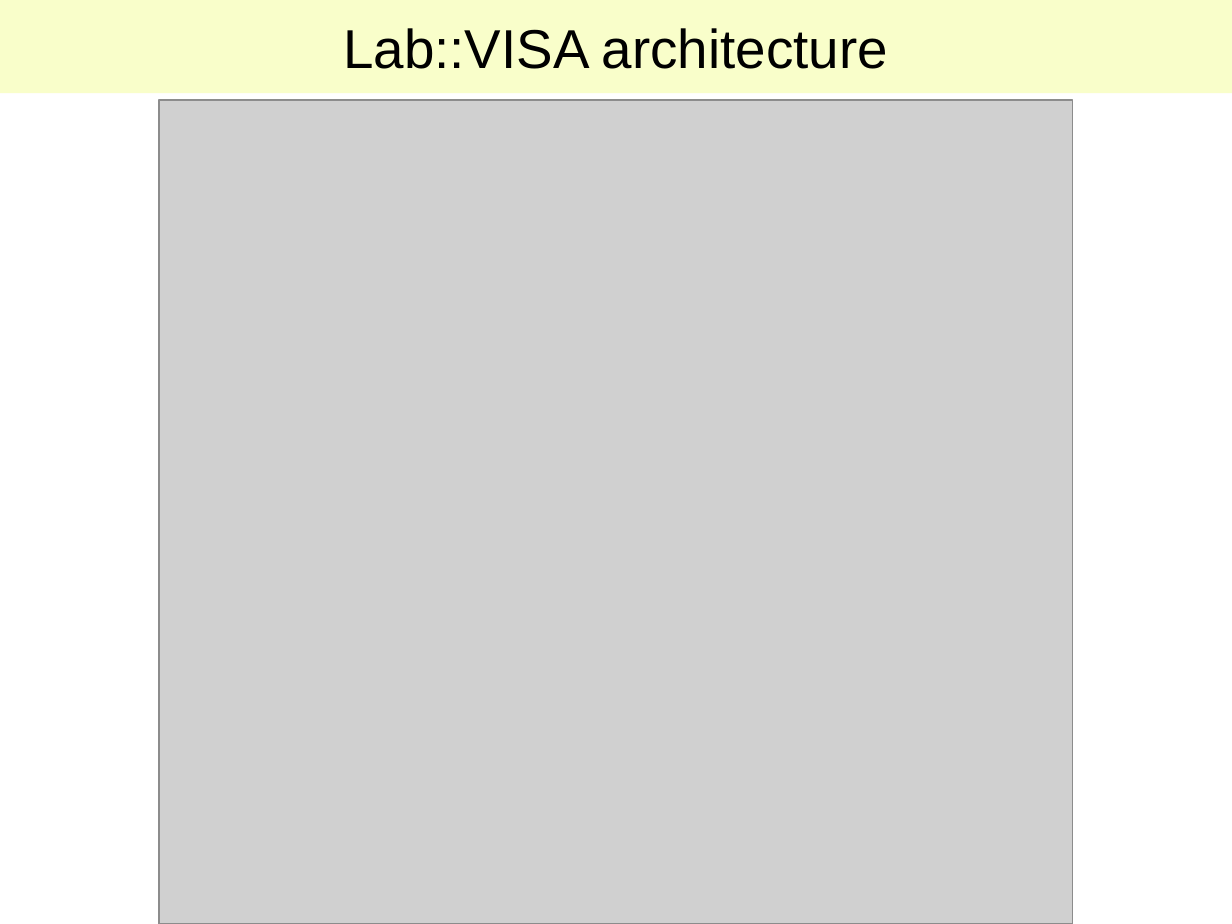
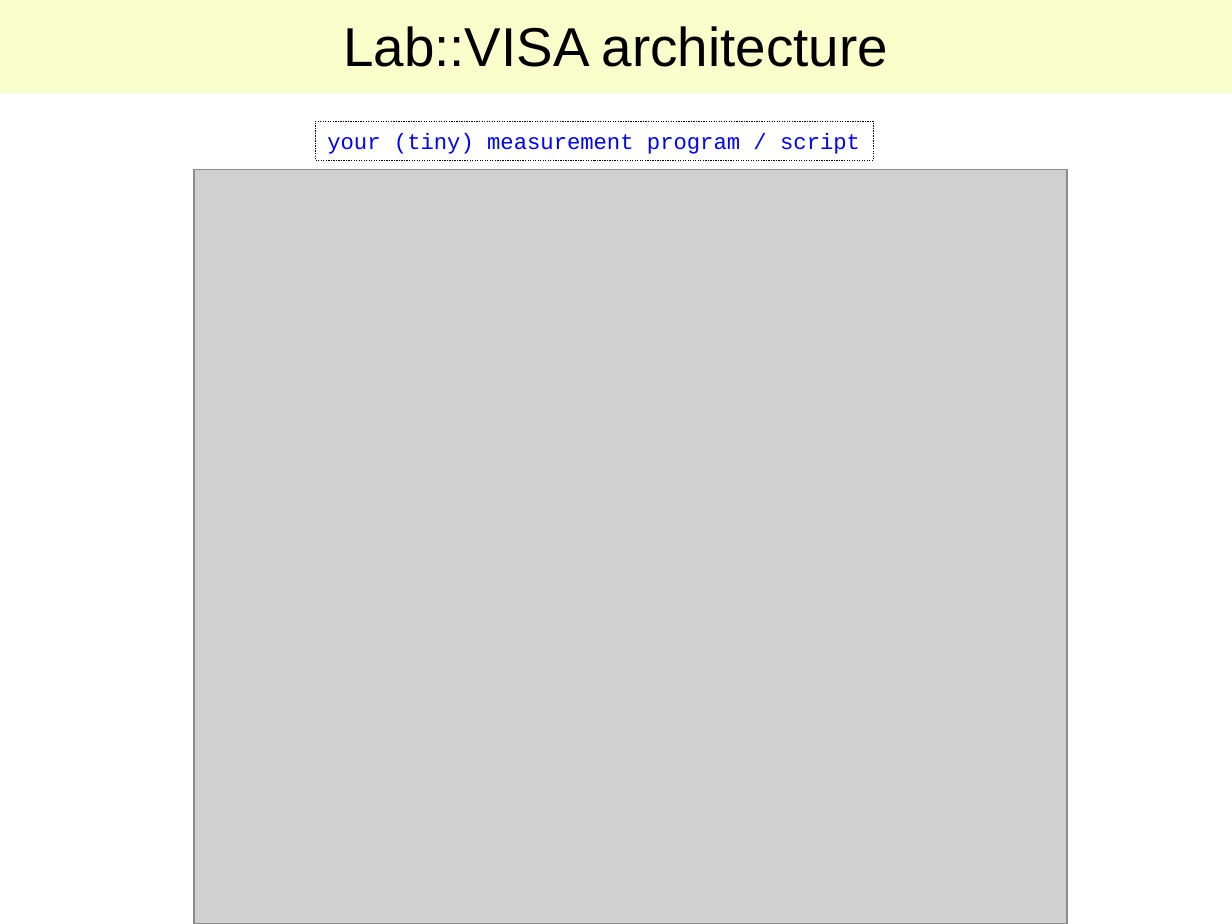
Before and after one commit to lab-measurement/Lab-VISA, a slide deck: slide 7 of Tutorial/Talk/Lab-VISA.ppt. Drawn at 1232x924 pixels with LibreOffice and Linux fonts; fonts in the diff are those of the drawing; grey boxes stand for pictures. Boxes give left, top, right and bottom in pixels: in the first picture for what was removed or moved away, otherwise in the second. Text is boxed around its words. In the diff, an @@ line names an element or a change of style, - is before the commit and + after.

```diff
--- a/Tutorial/Talk/Lab-VISA.ppt
+++ b/Tutorial/Talk/Lab-VISA.ppt
@@ rectangle "Lab::VISA architecture" at (0, 0, 1232, 94): line spacing 1 to 0.93; title to rectangle @@
@@ rectangle added at (315, 121, 873, 160), outline #000000 0.74 pt dashed, 13 pt, text #0000FF @@
+your (tiny) measurement program / script
@@ picture: place and size @@
-picture at (159, 100, 1073, 924)
+picture at (193, 170, 1067, 924)
```
Also in this commit, not shown: 11 other slides changed, 3 slides added, 5 slides removed, 2 other files.
